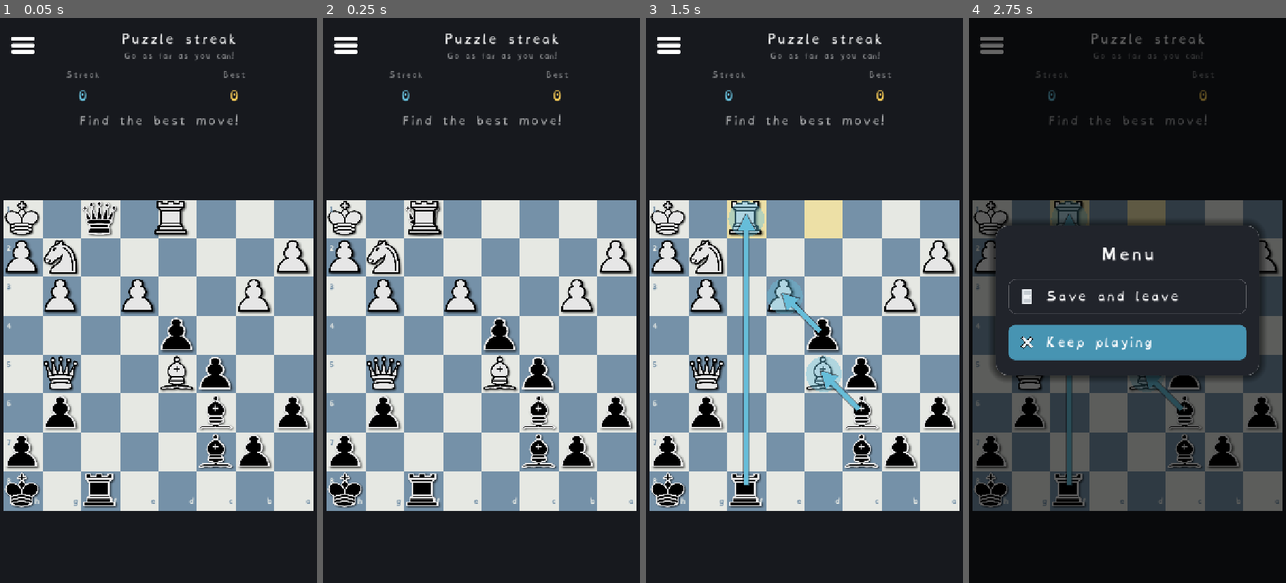
Above: before the commit, frames 1-4 (left to right).
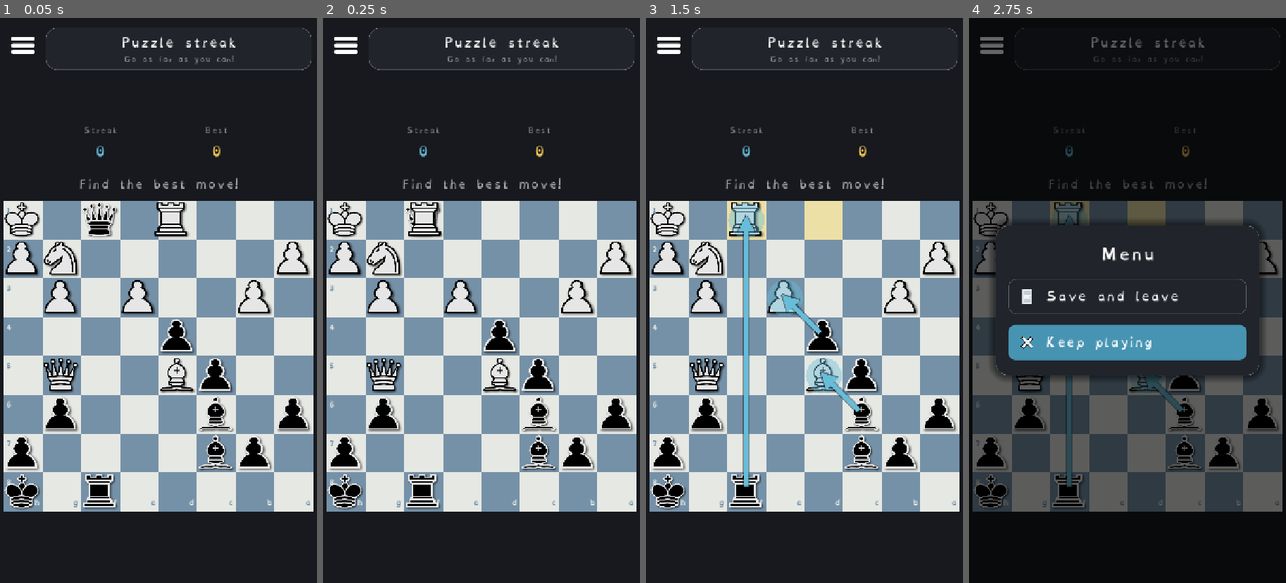
Above: after the commit, the same moments.

Repository: Hatscat/limpidchess
Game: Godot game, scene res://scenes/puzzle_rush.tscn
The game is run twice, just before and just after one commit, with the same random seed, the same clock (stepped at 60 frames per second) and the same inputs. This scene is started directly instead of the project's main scene.
Inputs (mouse positions are in pixels of both pictures, inside the frame that each line leads up to):
- Up to frame 1 (0.05 s): no input
- Up to frame 2 (0.25 s): no input
- Up to frame 3 (1.5 s): drag from (804, 357) to (836, 176) at 0.52 s; tap Enter at 1.25 s; drag from (741, 328) to (788, 413) at 1.27 s
- Up to frame 4 (2.75 s): click (991, 46) at 2 s

The runs differ from the first frame. In frame 1, 8.0% of the frame differs, in the area x 1-99%, y 1-88%; in frame 2, 7.8%; in frame 3, 7.8%; in frame 4, 4.1%.

Commit message:
feat: update UI layout and styling for Puzzle Rush scene and improve responsiveness

Diff:
--- a/scenes/puzzle_rush.tscn
+++ b/scenes/puzzle_rush.tscn
@@ -8,6 +8,22 @@
 [ext_resource type="Texture2D" uid="uid://dk5ixea8nri3p" path="res://assets/icons/fire.png" id="8_fire"]
 
 [sub_resource type="StyleBoxEmpty" id="sb_empty"]
+
+[sub_resource type="StyleBoxFlat" id="sb_chip"]
+content_margin_left = 20.0
+content_margin_top = 10.0
+content_margin_right = 20.0
+content_margin_bottom = 10.0
+bg_color = Color(0.13, 0.14, 0.17, 1)
+border_width_left = 1
+border_width_top = 1
+border_width_right = 1
+border_width_bottom = 1
+border_color = Color(1, 1, 1, 0.08)
+corner_radius_top_left = 24
+corner_radius_top_right = 24
+corner_radius_bottom_right = 24
+corner_radius_bottom_left = 24
 
 [sub_resource type="StyleBoxFlat" id="sb_card"]
 content_margin_left = 30.0
@@ -86,7 +102,7 @@
 theme_override_styles/hover = SubResource("sb_empty")
 expand_icon = true
 
-[node name="Title" type="VBoxContainer" parent="." unique_id=441083087]
+[node name="Title" type="PanelContainer" parent="." unique_id=441083087]
 layout_mode = 1
 anchors_preset = 10
 anchor_right = 1.0
@@ -96,16 +112,21 @@
 offset_bottom = 92.0
 grow_horizontal = 2
 mouse_filter = 2
+theme_override_styles/panel = SubResource("sb_chip")
+
+[node name="VBox" type="VBoxContainer" parent="Title" unique_id=441083090]
+layout_mode = 2
+mouse_filter = 2
 theme_override_constants/separation = 0
 alignment = 1
 
-[node name="Name" type="Label" parent="Title" unique_id=441083088]
+[node name="Name" type="Label" parent="Title/VBox" unique_id=441083088]
 layout_mode = 2
 theme_override_font_sizes/font_size = 26
 text = "Puzzle streak"
 horizontal_alignment = 1
 
-[node name="Goal" type="Label" parent="Title" unique_id=441083089]
+[node name="Goal" type="Label" parent="Title/VBox" unique_id=441083089]
 modulate = Color(1, 1, 1, 0.5)
 layout_mode = 2
 theme_override_font_sizes/font_size = 15
@@ -116,10 +137,10 @@
 layout_mode = 1
 anchors_preset = 10
 anchor_right = 1.0
-offset_left = 20.0
-offset_top = 16.0
-offset_right = -20.0
-offset_bottom = 132.0
+offset_left = 100.0
+offset_top = 200.0
+offset_right = -100.0
+offset_bottom = 316.0
 grow_horizontal = 2
 mouse_filter = 2
 theme_override_constants/separation = 8
@@ -189,9 +210,9 @@
 anchors_preset = 10
 anchor_right = 1.0
 offset_left = 20.0
-offset_top = 150.0
+offset_top = 300.0
 offset_right = -20.0
-offset_bottom = 192.0
+offset_bottom = 345.0
 grow_horizontal = 2
 theme_override_font_sizes/font_size = 24
 text = "Find the best move!"
--- a/scripts/puzzle_rush.gd
+++ b/scripts/puzzle_rush.gd
@@ -102,22 +102,42 @@
 		_begin()
 
 
+const _HEADER_H := 92.0        ## streak / best stats row
+const _STATUS_H := 44.0        ## "Find the best move!" line
+const _STATS_GAP := 22.0       ## gap between the stats and the status
+const _BOARD_GAP := 16.0       ## gap between the status and the board top
+
 func _layout() -> void:
+	var vp := get_viewport_rect().size
+	if vp.x <= 0.0 or vp.y <= 0.0:
+		return  # size not established yet; size_changed calls us again
 	var safe: float = maxf(DisplayServer.get_display_safe_area().position.y, 16.0)
 	var top: float = safe + 6.0
-	# Top bar: the menu button (left) and the "Puzzle Rush" title beside it.
+	# Top bar: the menu button (left) and the title card beside it.
 	menu_btn.offset_top = top
 	menu_btn.offset_bottom = top + 80.0
 	$Title.offset_top = top
 	$Title.offset_bottom = top + 80.0
-	# The header (difficulty / streak / best) sits BELOW the top bar so it never overlaps the menu
-	# button (an overlapping header would swallow its taps). Status + board follow; all track the safe area.
-	var hy: float = top + 92.0
-	$Header.offset_top = hy
-	$Header.offset_bottom = hy + 88.0
-	status_label.offset_top = hy + 96.0
-	status_label.offset_bottom = hy + 138.0
-	board.offset_top = hy + 148.0
+
+	# Like the chess game: a full-width square board biased into the lower-middle, with the streak/best
+	# stats and the status line HUGGING its top edge, so the whole caption block reads as one unit above
+	# the board (not floating up by the title). The remaining slack falls above the stats.
+	var area_top: float = top + 80.0
+	var caption_block: float = _HEADER_H + _STATS_GAP + _STATUS_H + _BOARD_GAP
+	var board_size: float = minf(vp.x - 16.0, vp.y - area_top - caption_block - 24.0)
+	board_size = maxf(board_size, 0.0)
+	var bx: float = (vp.x - board_size) * 0.5
+	var extra: float = maxf(0.0, vp.y - area_top - caption_block - board_size - 24.0)
+	var board_top: float = area_top + extra * 0.5 + caption_block  # biased down (half the slack above)
+	board.offset_left = bx
+	board.offset_right = -bx
+	board.offset_top = board_top
+	board.offset_bottom = (board_top + board_size) - vp.y
+
+	status_label.offset_bottom = board_top - _BOARD_GAP
+	status_label.offset_top = status_label.offset_bottom - _STATUS_H
+	$Header.offset_bottom = status_label.offset_top - _STATS_GAP
+	$Header.offset_top = $Header.offset_bottom - _HEADER_H
 
 
 func _begin() -> void:
Binary file changed: assets/i18n/ui.en.translation
Binary file changed: assets/i18n/ui.es.translation
Binary file changed: assets/i18n/ui.fr.translation
